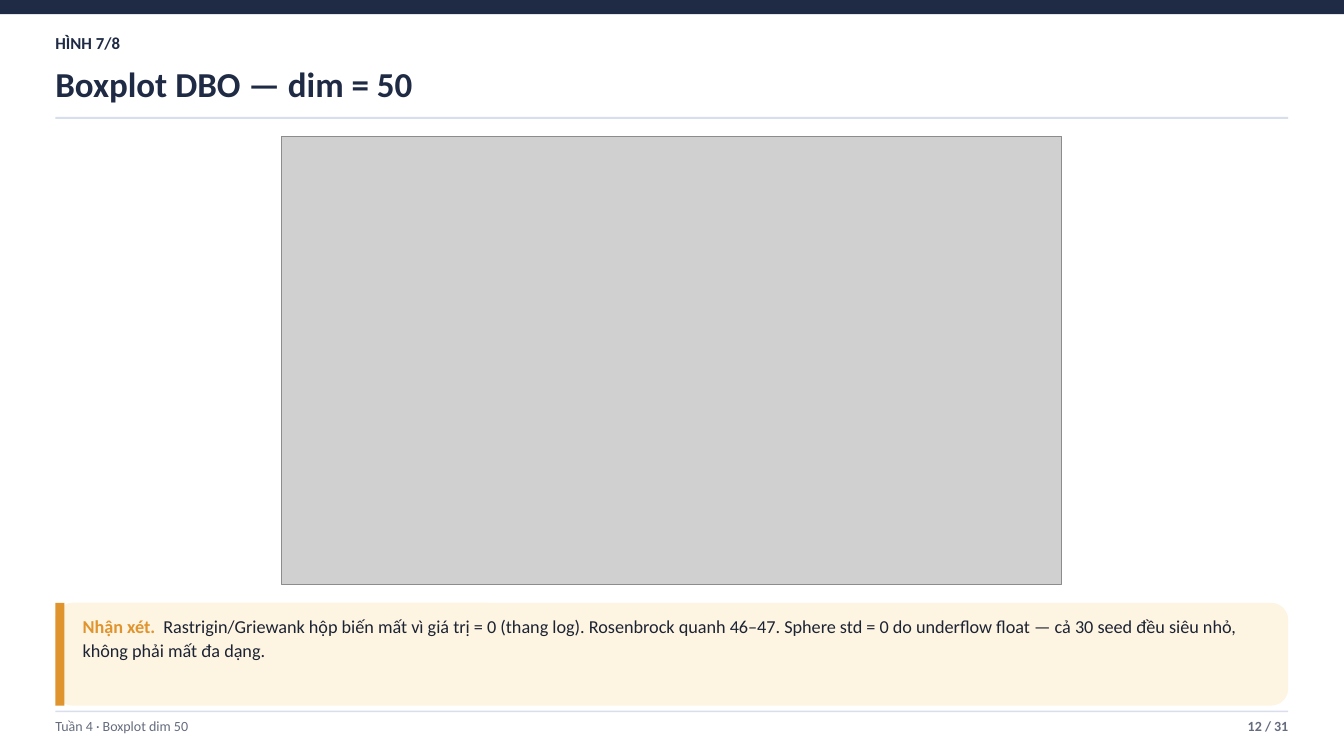
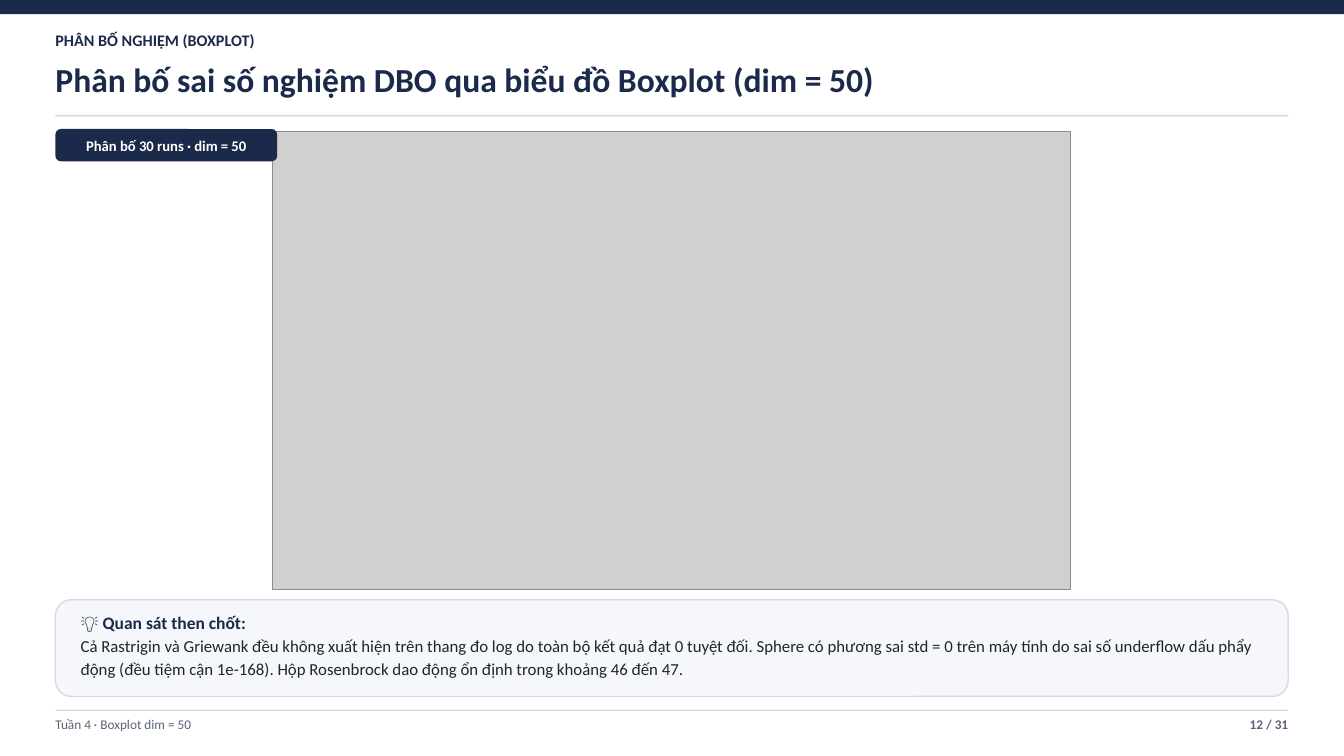
Before and after one commit to duylequang2303/DBO_heathcare, a slide deck: slide 12 of docs/Slide_Tuan_4_5_6_DBO_IDBO.pptx. Drawn at 1344x756 pixels with LibreOffice and Linux fonts; fonts in the diff are those of the drawing; grey boxes stand for pictures. Boxes give left, top, right and bottom in pixels: in the first picture for what was removed or moved away, otherwise in the second. Text is boxed around its words. In the diff, an @@ line names an element or a change of style, - is before the commit and + after.

```diff
--- a/docs/Slide_Tuan_4_5_6_DBO_IDBO.pptx
+++ b/docs/Slide_Tuan_4_5_6_DBO_IDBO.pptx
@@ text at (55,33,255,49): text changed; size 12 to 11.5 pt; text colour #1F2A44 to #1B2A4A @@
-HÌNH 7/8
+PHÂN BỐ NGHIỆM (BOXPLOT)
@@ text at (55,65,873,98): text changed; size 25 to 24 pt; text colour #1F2A44 to #1B2A4A @@
-Boxplot DBO — dim = 50
+Phân bố sai số nghiệm DBO qua biểu đồ Boxplot (dim = 50)
@@ rectangle at (55,115,1289,117): fill #D8DFEC to #D3DBEA @@
@@ rounded rectangle added at (55,129,277,161), fill #1B2A4A @@
@@ text added at (86,140,246,151), 10.5 pt, text #FFFFFF, bold @@
+Phân bố 30 runs · dim = 50
@@ picture: place and size @@
-picture at (281,136,1062,585)
+picture at (273,131,1071,590)
@@ rounded rectangle: place and size @@
-rounded rectangle at (55,603,1289,706)
+rounded rectangle at (55,600,1289,697)
@@ rounded rectangle at (55,600,1289,697): fill #FDF4E2 to #F5F7FB; outline none to #D3DBEA 1 pt @@
@@ rectangle removed at (55,603,65,706) @@
@@ text at (81,615,1251,678): text changed; size 13 to 12 pt; text colour #1C2333 to #1E2430 @@
-Nhận xét. Rastrigin/Griewank hộp biến mất vì giá trị = 0 (thang log). Rosenbrock quanh 46–47. Sphere std = 0 do underflow float — cả 30 seed đều siêu nhỏ, không phải mất đa dạng.
+💡 Quan sát then chốt:
+Cả Rastrigin và Griewank đều không xuất hiện trên thang đo log do toàn bộ kết quả đạt 0 tuyệt đối. Sphere có phương sai std = 0 trên máy tính do sai số underflow dấu phẩy động (đều tiệm cận 1e-168). Hộp Rosenbrock dao động ổn định trong khoảng 46 đến 47.
@@ text at (55,719,191,731): text changed; size 10 to 9.5 pt; text colour #646C7E to #5A6478 @@
-Tuần 4 · Boxplot dim 50
+Tuần 4 · Boxplot dim = 50
@@ text "12 / 31" at (1250,720,1288,729): size 10 to 9.5 pt, text colour #646C7E to #5A6478 @@
```
Also in this commit, not shown: 25 other slides changed, 5 slides added, 5 slides removed, 9 other files.
